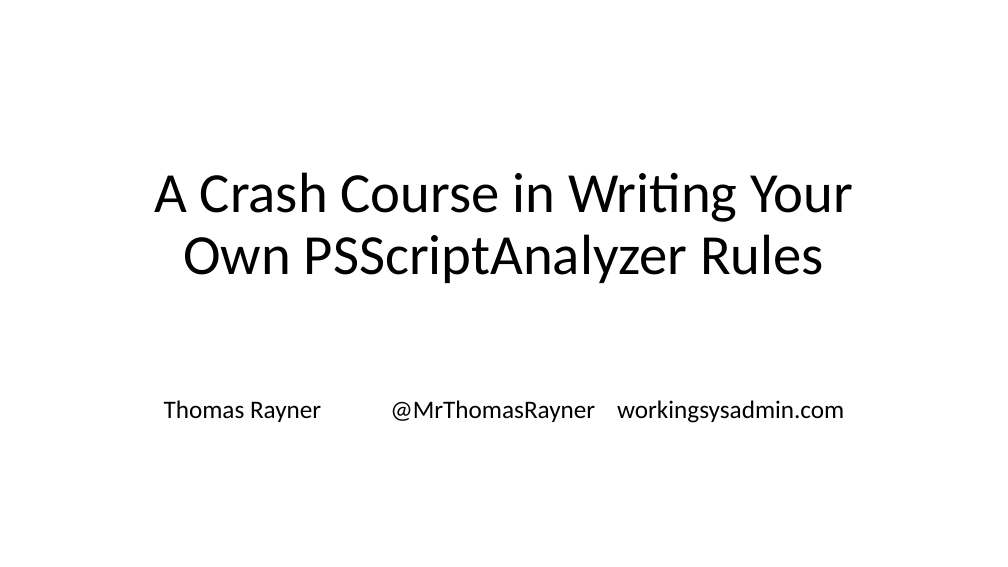
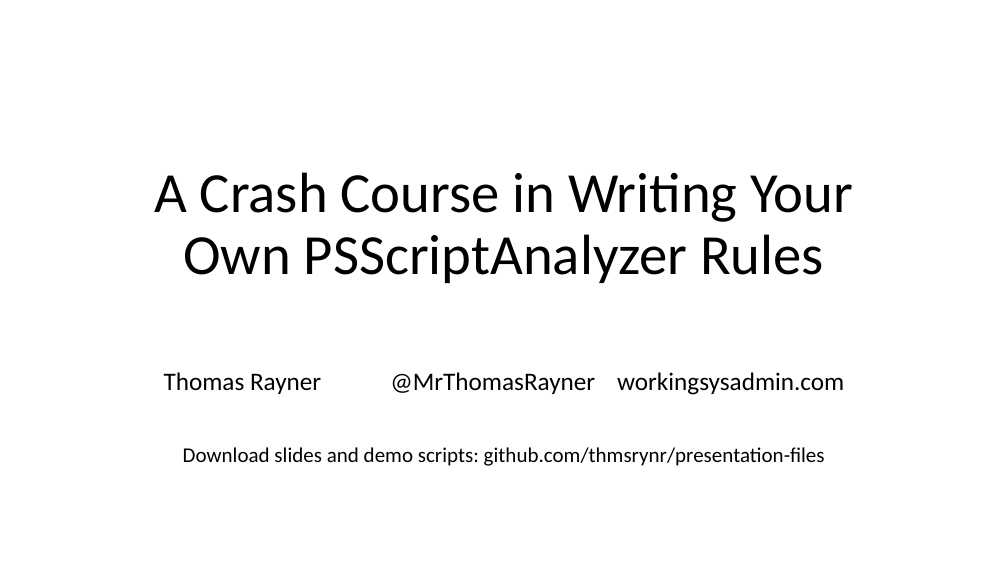
Before and after one commit to thomasrayner/Presentation-Files, a slide deck: slide 1 of PSSA Custom Rule Crash Course/Thomas Rayner PSSA Custom Rule Crash Course.pptx. Drawn at 1008x567 pixels with LibreOffice and Linux fonts; fonts in the diff are those of the drawing; background and template pictures are left out. Boxes give left, top, right and bottom in pixels: in the first picture for what was removed or moved away, otherwise in the second. Text is boxed around its words. In the diff, an @@ line names an element or a change of style, - is before the commit and + after.

Commit message:
PSSA Crash Course - Added code location to title slide

```diff
--- a/PSSA Custom Rule Crash Course/Thomas Rayner PSSA Custom Rule Crash Course.pptx
+++ b/PSSA Custom Rule Crash Course/Thomas Rayner PSSA Custom Rule Crash Course.pptx
@@ subtitle "Thomas Rayner @MrThomasRayner workingsysadmin.com": place and size @@
-subtitle "Thomas Rayner @MrThomasRayner workingsysadmin.com" at (164,400,844,423)
+subtitle "Thomas Rayner @MrThomasRayner workingsysadmin.com" at (164,372,844,466)
@@ subtitle at (183,447,825,466): paragraph added @@
+Download slides and demo scripts: github.com/thmsrynr/presentation-files
```
Also in this commit, not shown: 1 other slide changed.
